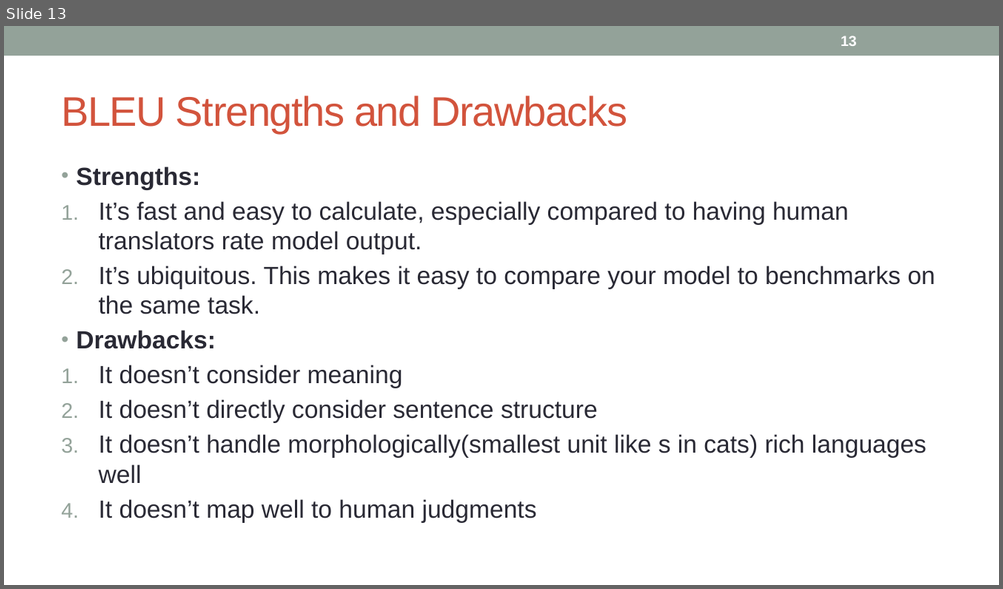
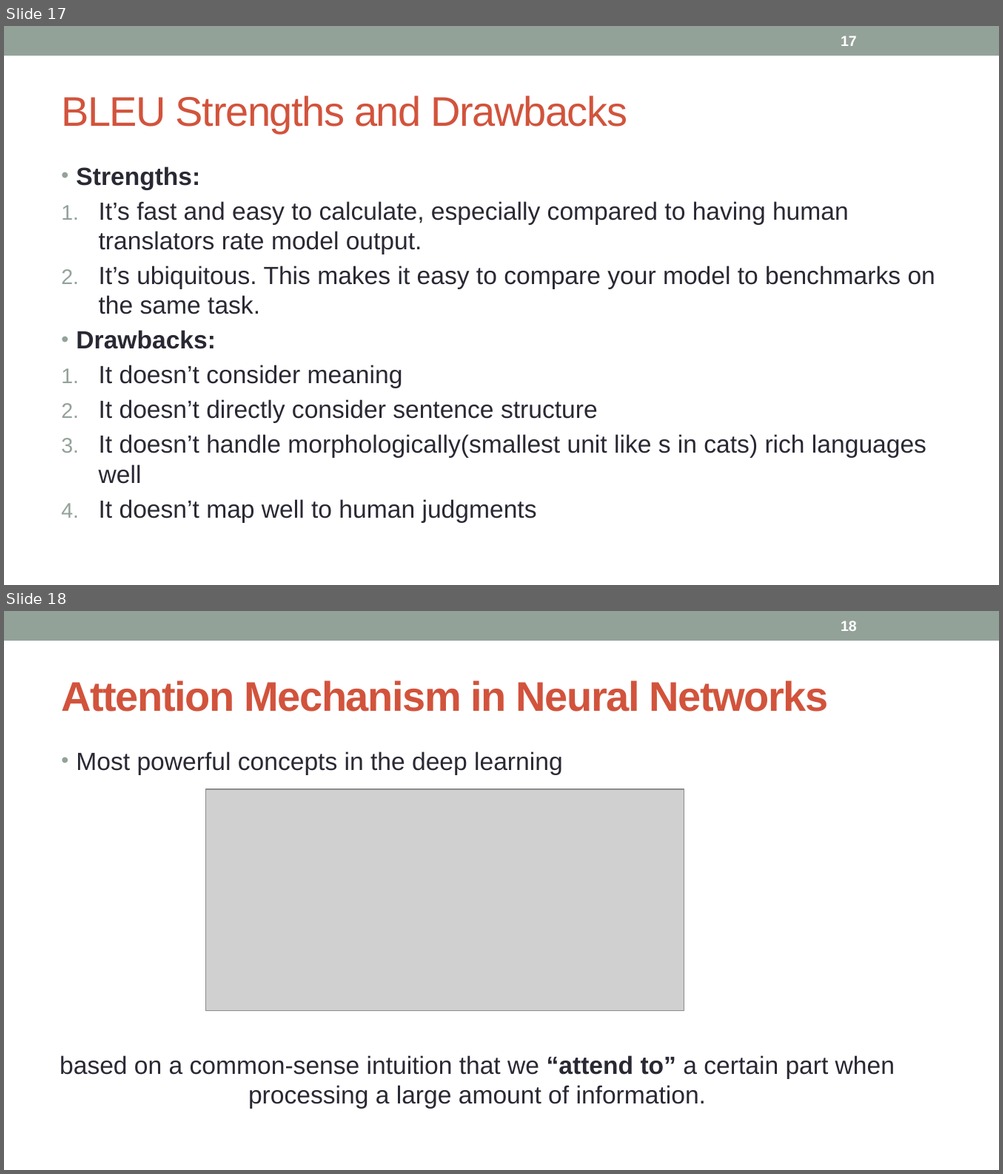
Before and after one commit to nidhiaro/PythonAssignment, a slide deck: 28. Translation.pptx. Shown one above the other, each under a label of ours: slide 13 before the commit, slides 17 and 18 after it. The pictures are 1003x589 and 1003x1174 pixels, drawn with LibreOffice and Linux fonts; fonts in the diff are those of the drawing; grey boxes stand for pictures. Boxes give left, top, right and bottom in pixels: in the first picture for what was removed or moved away, otherwise in the second. Text is boxed around its words. In the diff, an @@ line names an element or a change of style, - is before the commit and + after.

```diff
--- a/28. Translation.pptx
+++ b/28. Translation.pptx
@@ slide 18 added at box(4, 611, 999, 1170), background #FFFFFF; not listed: 1 template element that a slide beside it also shows @@
@@ page number added at box(840, 621, 856, 631), 14 pt, text #FFFFFF, bold @@
+18
@@ title added at box(61, 681, 828, 712), 40 pt, text #D2533C, bold @@
+Attention Mechanism in Neural Networks
@@ text added at box(76, 752, 563, 775), 24 pt, text #292934 @@
+• Most powerful concepts in the deep learning
@@ picture added at box(205, 789, 684, 1011) @@
@@ text added at box(60, 1056, 894, 1109), 24 pt, text #292934 @@
+based on a common-sense intuition that we “attend to” a certain part when processing a large amount of information.
@@ what was slide 13 is now slide 17 @@
@@ page number at box(840, 36, 856, 46): text changed @@
-13
+17
```
Also in this commit, not shown: 1 slide changed, 16 other slides added.
